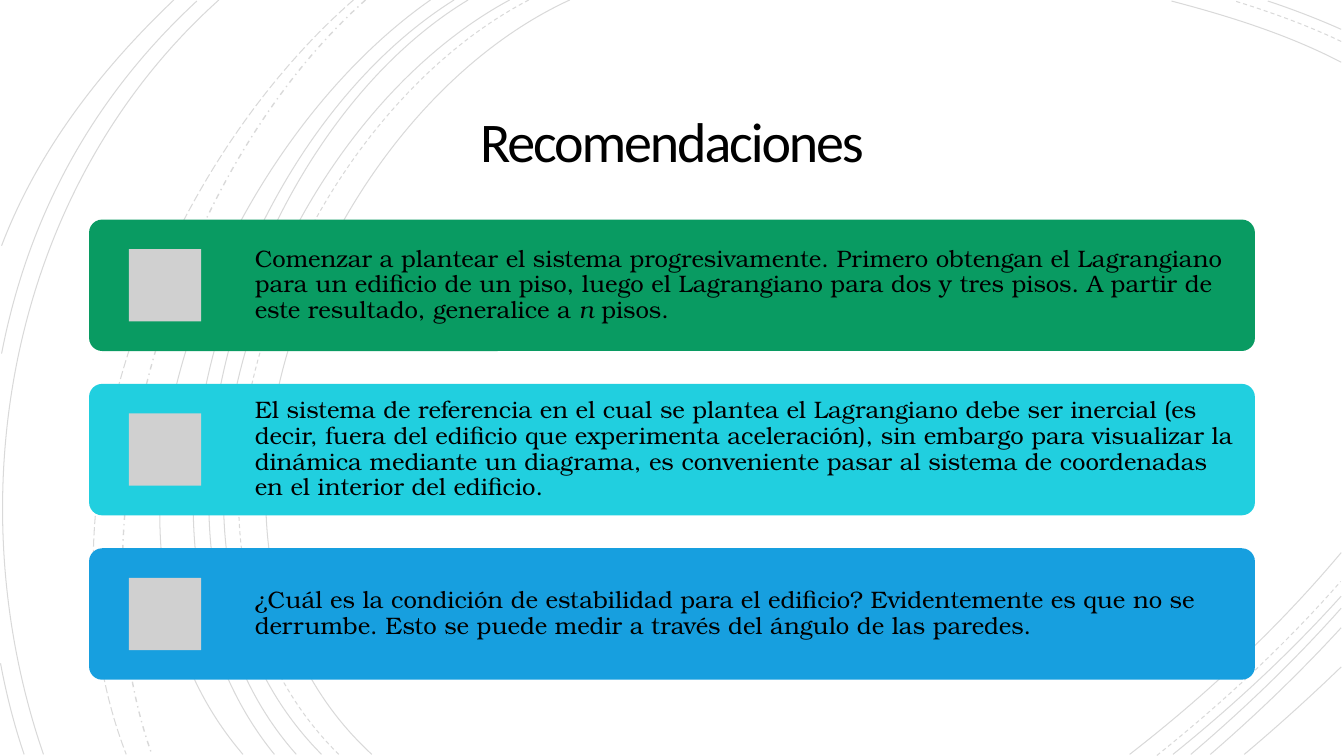
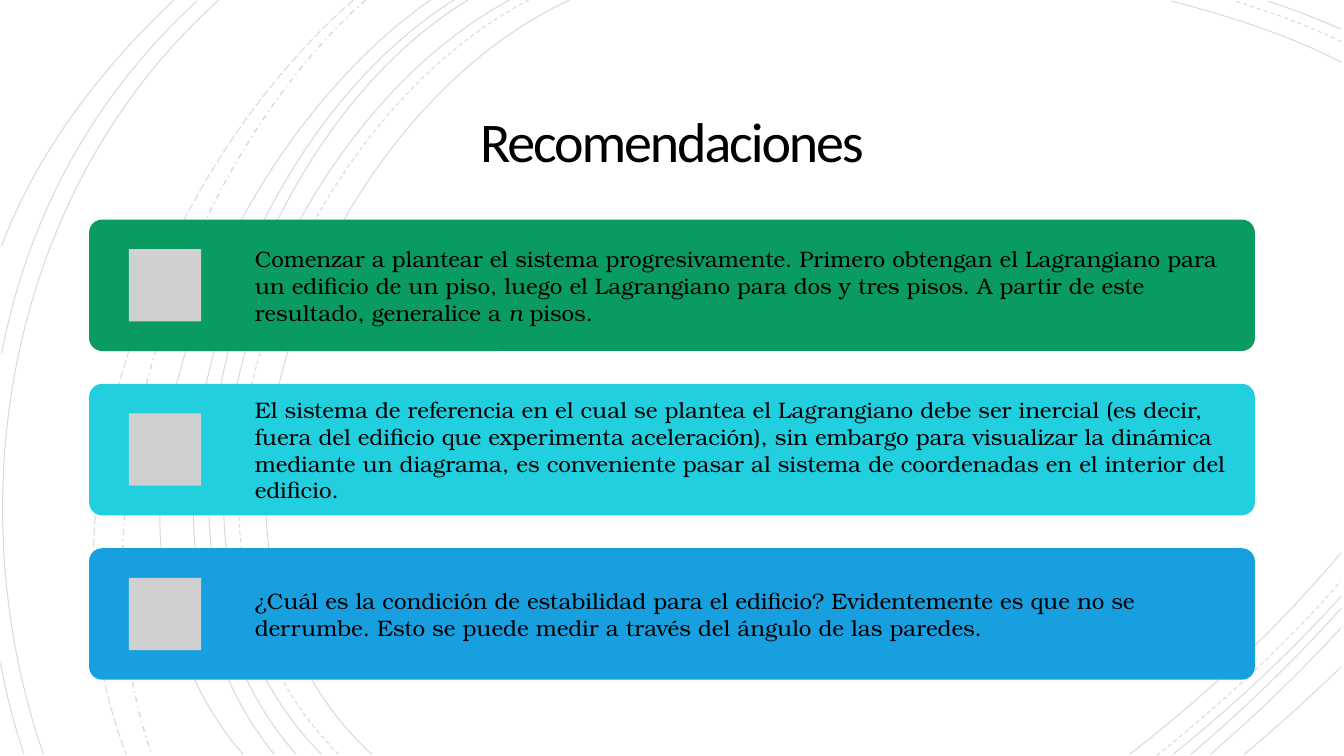
Before and after one commit to CarlosManuelRodr/IntroMecanicaTeorica-UV, a slide deck: slide 4 of Examen_1/Examen1_IntroMecanica.pptx. Drawn at 1344x756 pixels with LibreOffice and Linux fonts; fonts in the diff are those of the drawing; grey boxes stand for pictures. Boxes give left, top, right and bottom in pixels: in the first picture for what was removed or moved away, otherwise in the second. Text is boxed around its words. In the diff, an @@ line names an element or a change of style, - is before the commit and + after.

```diff
--- a/Examen_1/Examen1_IntroMecanica.pptx
+++ b/Examen_1/Examen1_IntroMecanica.pptx
@@ size 17 to 16 pt; line spacing 0.9 to 1 in 3 elements at [255,251,1217,326], [255,401,1225,498], [255,592,1134,641] @@
```
Also in this commit, not shown: 3 other slides changed, 2 other files.
